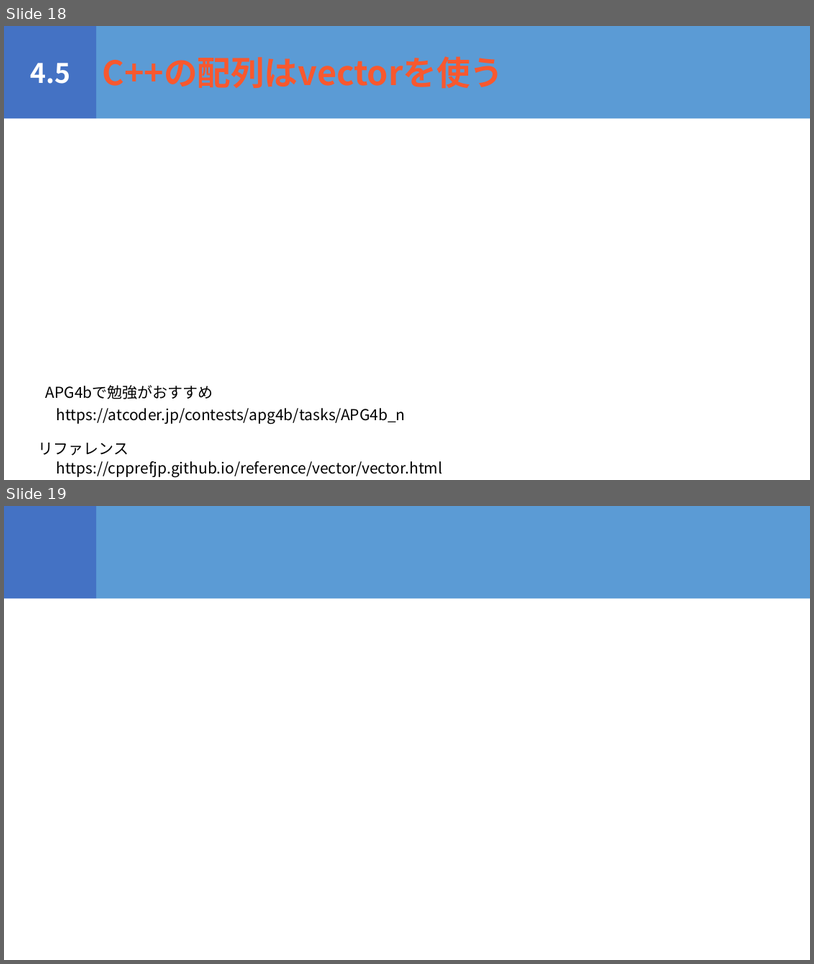
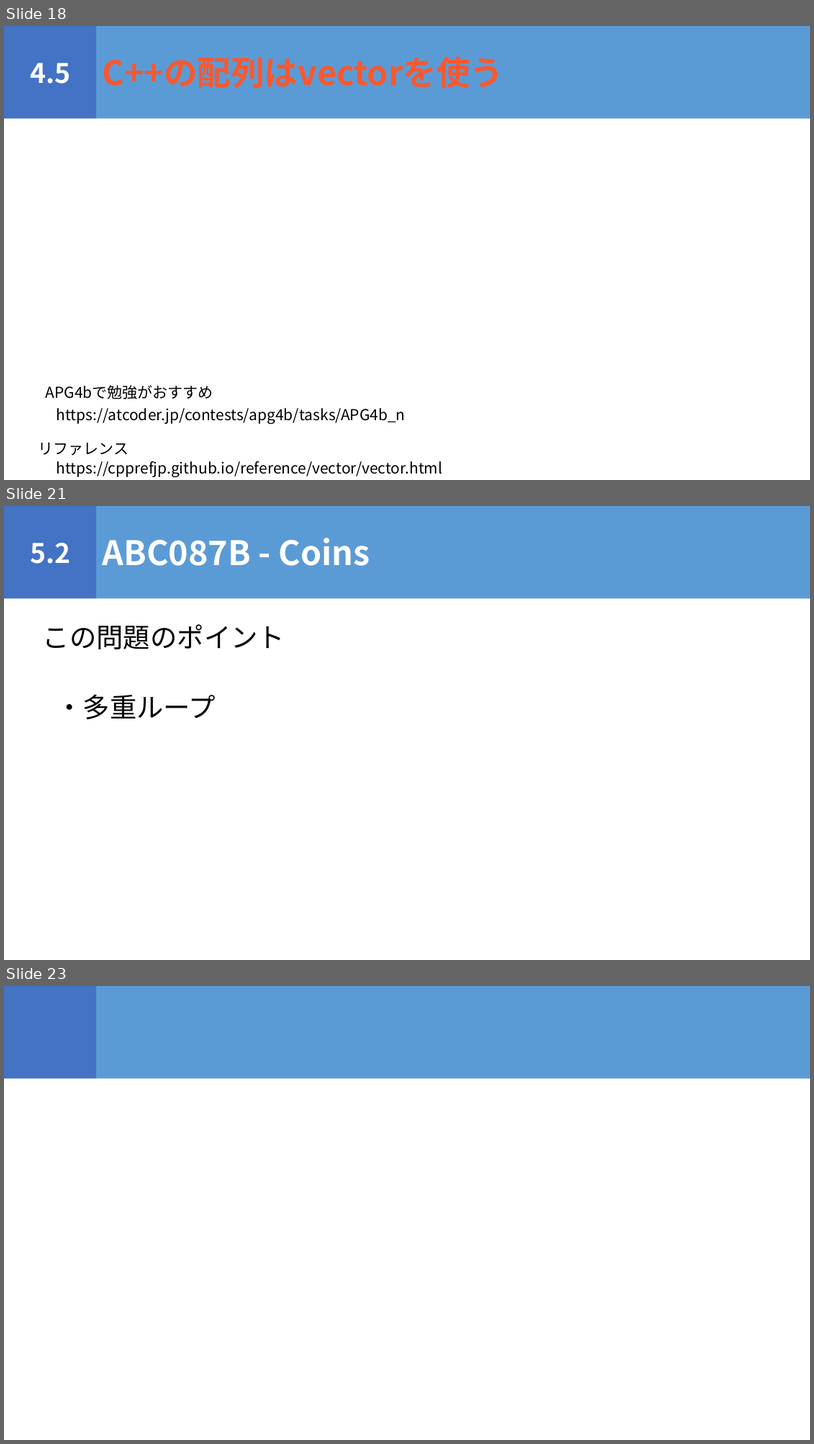
Before and after one commit to igeeeeee/triC_AtCoder_Beginners_Selection, a slide deck: ABS_勉強会.pptx. Shown one above the other, each under a label of ours: slides 18 and 19 before the commit, slides 18, 21 and 23 after it; the slides between them are not shown. The pictures are 814x964 and 814x1444 pixels, drawn with LibreOffice and Linux fonts; fonts in the diff are those of the drawing. Boxes give left, top, right and bottom in pixels: in the first picture for what was removed or moved away, otherwise in the second. Text is boxed around its words. In the diff, an @@ line names an element or a change of style, - is before the commit and + after.

```diff
--- a/ABS_勉強会.pptx
+++ b/ABS_勉強会.pptx
@@ slide 21 added at (x1=4, y1=506, x2=810, y2=960), background #FFFFFF @@
@@ rectangle added at (x1=4, y1=506, x2=97, y2=599), fill #4472C4, 32 pt, text #FFFFFF, bold @@
+5.2
@@ rectangle added at (x1=97, y1=506, x2=810, y2=599), fill #5B9BD5, 40 pt, text #FFFFFF, bold @@
+ABC087B - Coins
@@ text added at (x1=43, y1=624, x2=285, y2=649), 32 pt, text #000000 @@
+この問題のポイント
@@ text added at (x1=56, y1=694, x2=216, y2=719), 32 pt, text #000000 @@
+・多重ループ
@@ what was slide 19 is now slide 23 @@
```
Also in this commit, not shown: 3 other slides added, 1 other file.
